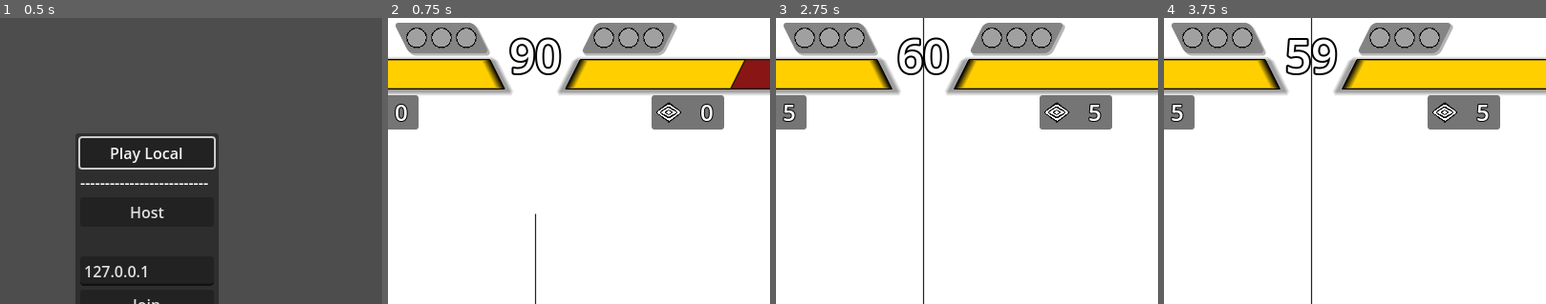
Above: before the commit, frames 1-4 (left to right).
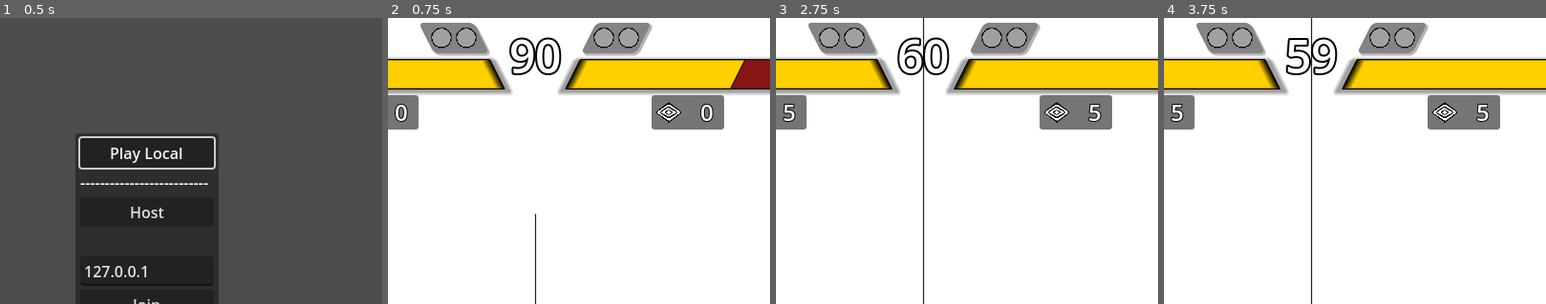
Above: after the commit, the same moments.

Repository: SamBumgardner/spellstrike
Game: Godot game, scene res://network/main.tscn
Same seed, same stepped clock (60 frames per second), same inputs: the game is played once before the commit and once after it.
Inputs (mouse positions are % of the whole screen's width and height, from its top left):
- Up to frame 1 (0.5 s): no input
- Up to frame 2 (0.75 s): click "Play Local" at 0.5 s
- Up to frame 3 (2.75 s): tap Enter at 1.25 s; move the mouse to (72, 45) at 1.27 s; hold Up 1.28-2 s; click (72, 45) at 1.42 s; tap Space at 2 s; drag from (30, 55) to (45, 70) at 2.02 s
- Up to frame 4 (3.75 s): move the mouse to (60, 28) at 2.77 s; hold Up 2.78-3.5 s; tap Enter at 3.5 s; drag from (45, 70) to (75, 70) at 3.52 s
The pictures show only the part of the screen within x 31-81%, y 0-50%; the shares and areas given below are measured in that part.

Frame 1 is identical in both runs. In frame 2, 1.6% of the frame differs, in the area x 2-76%, y 1-14%; in frame 3, 1.6%; in frame 4, 1.6%.

Commit message:
change the round count to 2/3

Diff:
--- a/game/options/MatchOptions.gd
+++ b/game/options/MatchOptions.gd
@@ -6,7 +6,7 @@
 const default_seconds_per_round: int = 60
 const default_ticks_per_round: int = default_seconds_per_round * ticks_per_second # ticks_per_second * default_seconds_per_round
 
-const default_rounds_to_win: int = 3
+const default_rounds_to_win: int = 2
 
 var input_retrievers: Array
 
